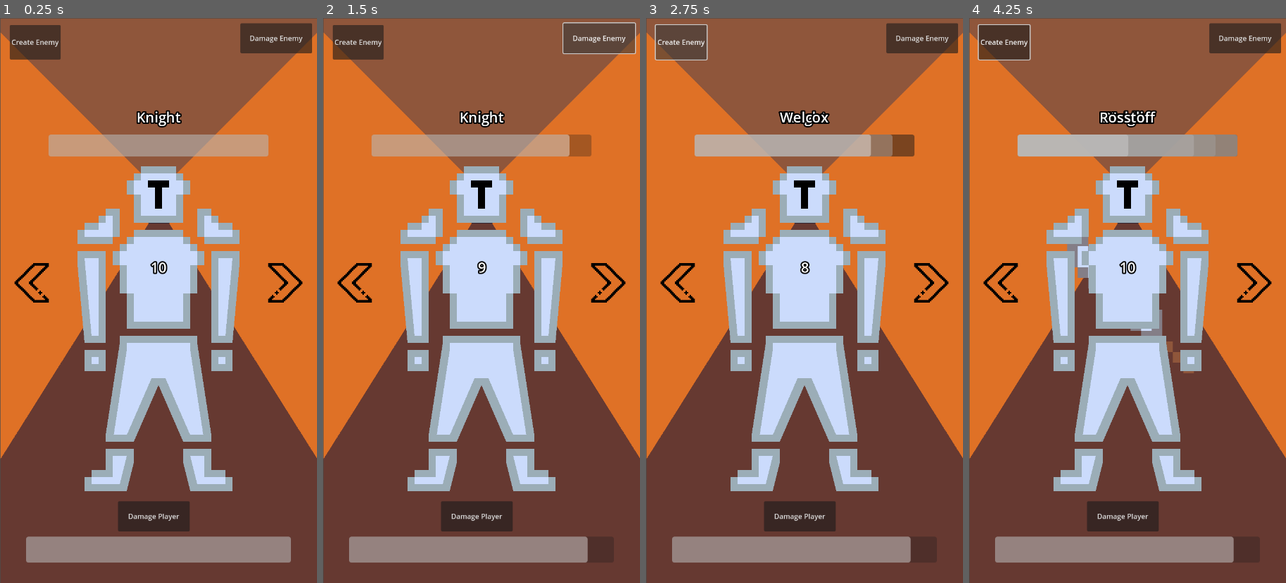
Above: before the commit, frames 1-4 (left to right).
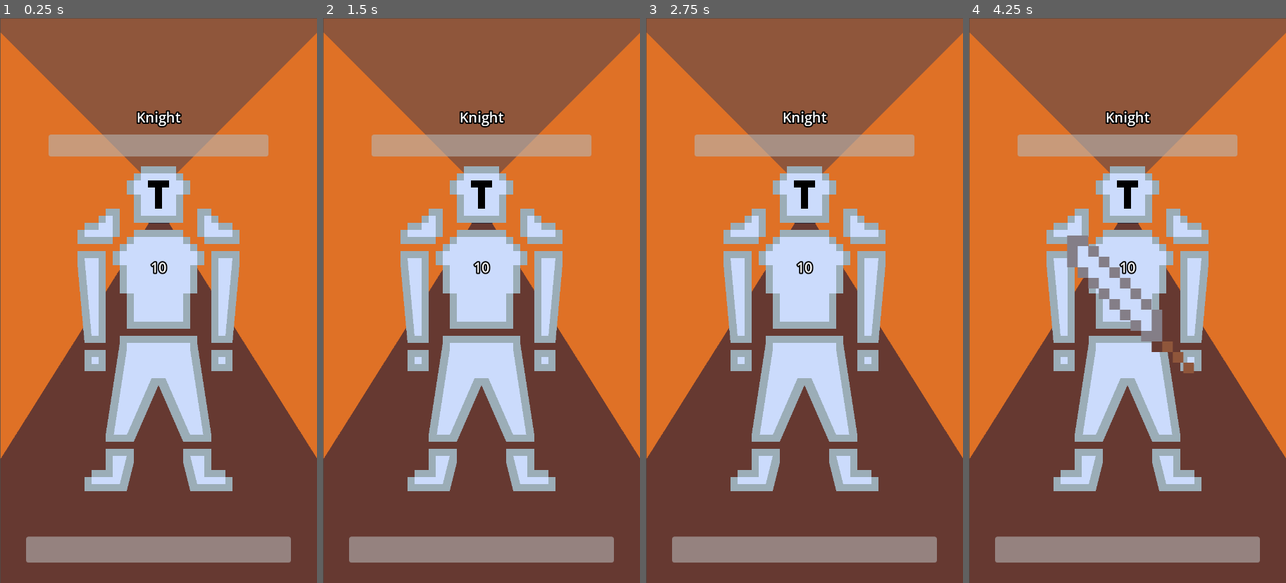
Above: after the commit, the same moments.

Repository: 3mhurley/swipe-of-fate
Game: Godot game, scene res://Scenes/main.tscn
Two runs of this game, one before a commit and one after it. Both use one fixed random seed, a clock stepped at 60 frames per second and the inputs below.
Inputs (mouse positions are in pixels of both pictures, inside the frame that each line leads up to):
- Up to frame 1 (0.25 s): no input
- Up to frame 2 (1.5 s): click (478, 515) at 0.5 s, where only the run before the commit has a clickable "Damage Player"; click (598, 40) at 1.25 s, where only the run before the commit has a clickable "Damage Enemy"
- Up to frame 3 (2.75 s): click (680, 40) at 2 s, where only the run before the commit has a clickable "Create Enemy"
- Up to frame 4 (4.25 s): tap Enter at 2.75 s; move the mouse to (1197, 272) at 2.77 s; hold Right (block_right) 2.78-3.53 s; click (1197, 272) at 2.85 s; tap Space at 3.5 s; move the mouse to (1064, 328) at 3.52 s; click (1064, 328) at 3.6 s

The runs differ from the first frame. In frame 1, 3.8% of the frame differs, in the area x 3-99%, y 0-91%; in frame 2, 4.7%; in frame 3, 7.3%; in frame 4, 8.6%, in the area x 2-99%, y 0-97%.

Commit message:
add combat sfx

Diff:
--- a/Scenes/combat.tscn
+++ b/Scenes/combat.tscn
@@ -1,10 +1,14 @@
-[gd_scene load_steps=2 format=3 uid="uid://dcwe1df5fl47c"]
+[gd_scene load_steps=3 format=3 uid="uid://dcwe1df5fl47c"]
 
 [ext_resource type="Script" path="res://Scripts/combat.gd" id="1_wnp00"]
+[ext_resource type="AudioStream" uid="uid://bo3v4f3m25sde" path="res://Sounds/parry.ogg" id="2_qascj"]
 
 [node name="Combat" type="Node2D"]
 script = ExtResource("1_wnp00")
 
 [node name="CombatTimer" type="Timer" parent="."]
 
+[node name="ParryingSFX" type="AudioStreamPlayer2D" parent="."]
+stream = ExtResource("2_qascj")
+
 [connection signal="timeout" from="CombatTimer" to="." method="_on_timer_timeout"]
--- a/Scenes/main.tscn
+++ b/Scenes/main.tscn
@@ -6,6 +6,7 @@
 [ext_resource type="PackedScene" uid="uid://dcwe1df5fl47c" path="res://Scenes/combat.tscn" id="2_3fr1v"]
 [ext_resource type="PackedScene" uid="uid://bsvpaghpx4p75" path="res://Scenes/input_listener.tscn" id="2_8kw8g"]
 [ext_resource type="PackedScene" uid="uid://b8u8xelycr637" path="res://Sprites/enemy.tscn" id="2_roqx8"]
+[ext_resource type="AudioStream" uid="uid://b8gsc3x4vlos0" path="res://Sounds/damage.ogg" id="5_as8y4"]
 [ext_resource type="PackedScene" uid="uid://che7bsgofrinv" path="res://Sprites/damage.tscn" id="7_c8r7d"]
 
 [node name="Main" type="Node2D"]
@@ -21,6 +22,7 @@
 [node name="CanvasLayer" type="CanvasLayer" parent="GameScreen"]
 
 [node name="InputListener" parent="GameScreen/CanvasLayer" instance=ExtResource("2_8kw8g")]
+visible = false
 scale = Vector2(3, 3)
 offset = Vector2(215, 200)
 hframes = 5
@@ -28,6 +30,7 @@
 key_name = "block_right"
 
 [node name="InputListener2" parent="GameScreen/CanvasLayer" instance=ExtResource("2_8kw8g")]
+visible = false
 scale = Vector2(3, 3)
 offset = Vector2(25, 200)
 flip_v = true
@@ -56,17 +59,22 @@
 show_percentage = false
 
 [node name="DamagePlayerButton" type="Button" parent="GameScreen/Player/CanvasLayer"]
+visible = false
 offset_left = 268.0
 offset_top = 1095.0
 offset_right = 431.0
 offset_bottom = 1163.0
 text = "Damage Player"
 
+[node name="DamageSFX" type="AudioStreamPlayer2D" parent="GameScreen/Player"]
+stream = ExtResource("5_as8y4")
+
 [node name="Opponent" type="Node2D" parent="GameScreen"]
 
 [node name="CanvasLayer" type="CanvasLayer" parent="GameScreen/Opponent"]
 
 [node name="DamageEnemyButton" type="Button" parent="GameScreen/Opponent/CanvasLayer"]
+visible = false
 offset_left = 546.0
 offset_top = 12.0
 offset_right = 709.0
--- a/Scenes/tunnel.tscn
+++ b/Scenes/tunnel.tscn
@@ -18,6 +18,7 @@
 [node name="Spawn" type="Node2D" parent="CanvasLayer"]
 
 [node name="Button" type="Button" parent="CanvasLayer"]
+visible = false
 offset_left = 22.0
 offset_top = 16.0
 offset_right = 138.0
--- a/Scripts/combat.gd
+++ b/Scripts/combat.gd
@@ -9,6 +9,7 @@
 @onready var damage_sprite = damage.get_node("DamageImage/DamageImageSprite")
 @onready var player_node = get_parent().get_node("Player")
 @onready var opponent_node = get_parent().get_node("Opponent")
+# @onready var attack_sfx =
 
 
 func create_damage() -> void:
@@ -19,9 +20,12 @@
 
 func damage_player() -> void:
 	player_node.health -= 1
+	player_node.get_node("DamageSFX").play()
+
 
 func damage_opponent() -> void:
 	opponent_node.get_node("Enemy").enemy_health -= 1
+
 
 # Called when the node enters the scene tree for the first time.
 func _ready() -> void:
@@ -36,14 +40,20 @@
 		print("Key pressed: ", key_name)
 		damage_sprite.visible = false
 		parriable = false
+		get_node("ParryingSFX").play()
 		damage_opponent()
 	pass
 
 
 func _on_timer_timeout() -> void:
 
+	if damage_image_rotation == "Right":
+		damage_sprite.flip_h = true
+
 	damage_sprite.visible = true
 	parriable = true
+
+	opponent_node.get_node("Enemy/EnemySounds/AttackingSFX").play()
 
 	await get_tree().create_timer(1.5).timeout
 
--- a/Sprites/enemy.tscn
+++ b/Sprites/enemy.tscn
@@ -1,7 +1,8 @@
-[gd_scene load_steps=5 format=3 uid="uid://b8u8xelycr637"]
+[gd_scene load_steps=6 format=3 uid="uid://b8u8xelycr637"]
 
 [ext_resource type="Script" path="res://Scripts/enemy.gd" id="1_be3yf"]
 [ext_resource type="Texture2D" uid="uid://bq44x74cvr6wy" path="res://Sprites/Sprite-0001.png" id="1_voubp"]
+[ext_resource type="AudioStream" uid="uid://vkv05td8spae" path="res://Sounds/attack.ogg" id="3_pxw52"]
 
 [sub_resource type="LabelSettings" id="LabelSettings_k216e"]
 font_size = 32
@@ -81,3 +82,8 @@
 [node name="EnemyDamage" type="Node" parent="."]
 
 [node name="EnemyDamageSprite" type="Sprite2D" parent="EnemyDamage"]
+
+[node name="EnemySounds" type="Node" parent="."]
+
+[node name="AttackingSFX" type="AudioStreamPlayer2D" parent="EnemySounds"]
+stream = ExtResource("3_pxw52")
Not shown: 1 places in Scenes/main.tscn that only renumber resources
Not shown, added: Sounds/attack.ogg.import
Not shown, added: Sounds/damage.ogg.import
Not shown, added: Sounds/parry.ogg.import
Not shown, added: Sounds/attack.ogg
Not shown, added: Sounds/damage.ogg
Not shown, added: Sounds/parry.ogg
